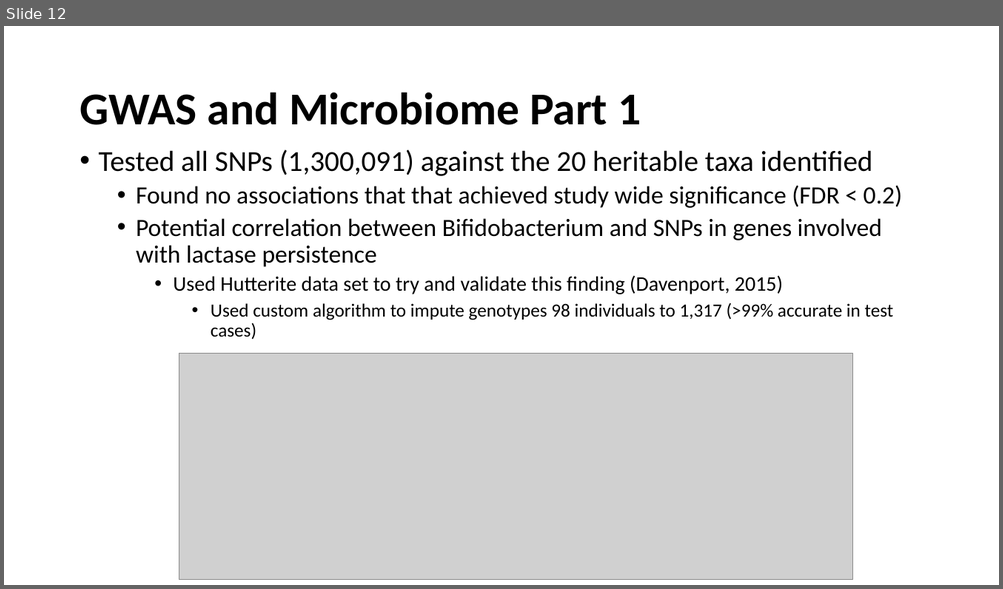
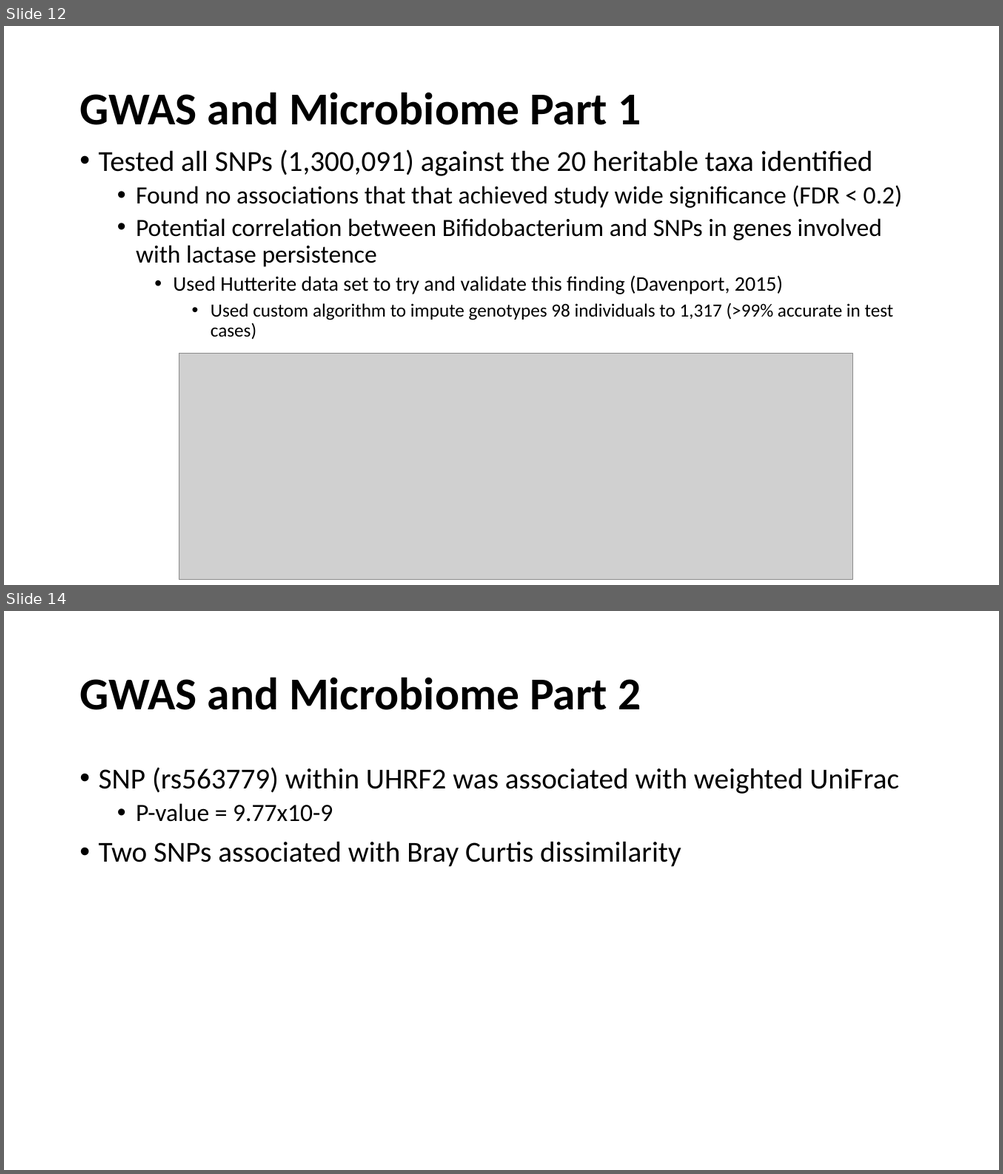
Before and after one commit to marcsze/SchlossLabPresentations, a slide deck: 2016_07_14/genetic_determinants_journal_club.pptx. Shown one above the other, each under a label of ours: slide 12 before the commit, slides 12 and 14 after it; the slides between them are not shown. The pictures are 1003x589 and 1003x1174 pixels, drawn with LibreOffice and Linux fonts; fonts in the diff are those of the drawing; grey boxes stand for pictures. Boxes give left, top, right and bottom in pixels: in the first picture for what was removed or moved away, otherwise in the second. Text is boxed around its words. In the diff, an @@ line names an element or a change of style, - is before the commit and + after.

```diff
--- a/2016_07_14/genetic_determinants_journal_club.pptx
+++ b/2016_07_14/genetic_determinants_journal_club.pptx
@@ slide 14 added at (x1=4, y1=611, x2=999, y2=1170), background #FFFFFF @@
@@ title added at (x1=79, y1=677, x2=640, y2=710), 44 pt, text #000000, bold @@
+GWAS and Microbiome Part 2
@@ text added at (x1=99, y1=767, x2=899, y2=867), 28 pt, text #000000 @@
+• SNP (rs563779) within UHRF2 was associated with weighted UniFrac
+  • P-value = 9.77x10-9
+• Two SNPs associated with Bray Curtis dissimilarity
```
Also in this commit, not shown: 5 other slides added, 2 other files.
